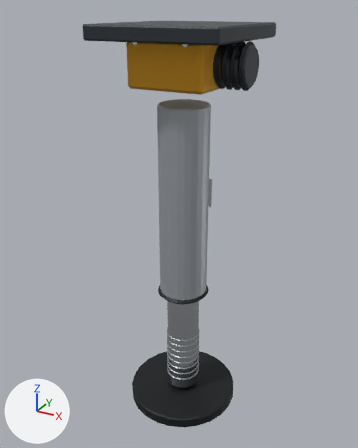
The glTF model modules/part_models/internal/models/stabiliser_jack.glb, before and after one commit.
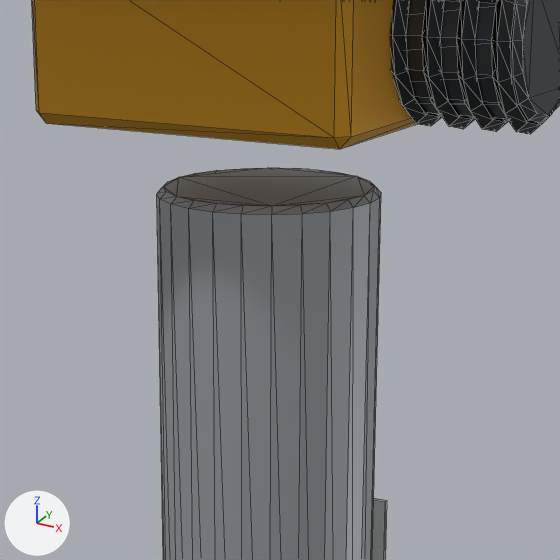
There are two pictures of each version: one whole from a camera (50 mm lens) standing at (0.863, -1.617, 1.653) and looking at (-0.029, 0.005, 0.842), one close up on the part from 33% to 71% of the width and 13% to 43% of the height. The axes (+X, +Y, +Z) are drawn at lower left. The lights are the same throughout. The older version's two pictures come first. The close-ups show mesh edges as thin lines. Where no turn or scale is listed for an object, it has been applied to the vertices. Vertices at exactly the same position are counted once.

Names of what the first close-up shows: 'base'.
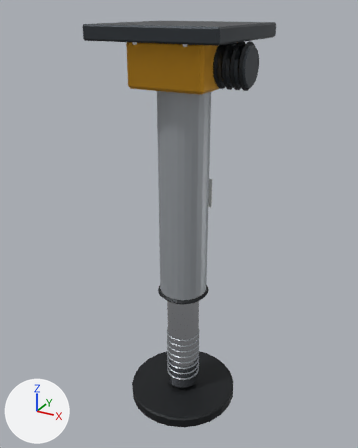
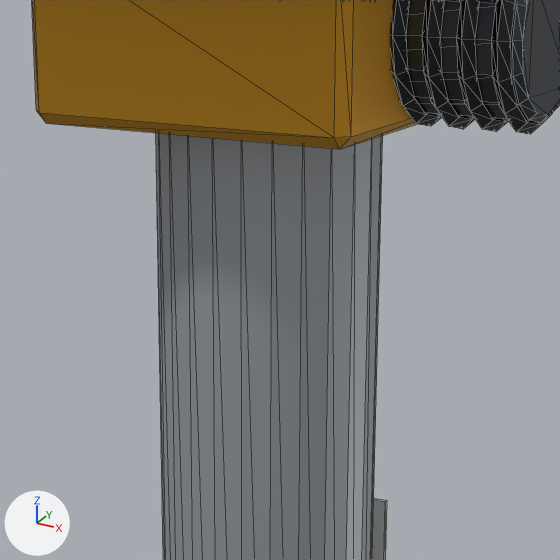
What differs and where, as boxes [x1, y1, x2, y2] in the close-ups (560 x 560 px; the box of a moved part takes in the faces that stretch with it):
part 1 of me_base, moved or reshaped: before [157, 168, 381, 560]; after [156, 133, 383, 560]

The change, as a list of edits to the scene's bpy script:
```text
Change me_base:
    used by ob_base; location = (0.0, 0.0, 0.0)
    remove me_base.from_pydata(...)  # 704 vertices, 1364 faces; spans x -0.25..0.25, y -0.25..0.25, z 0.528..1.6
    add me_base.from_pydata(...)  # 703 vertices, 1364 faces; spans x -0.25..0.25, y -0.25..0.25, z 0.528..1.6
    me_base part 1
    3 vertices are removed from x 0.09..0.093, y -0.026..0.0, z 0.534..1.322
    13 faces are deleted
    46 vertices in x -0.103..0.09, y -0.1..0.1, z 1.322..1.328 move by (0.0, 0.0, 0.096)
    2 vertices are added at (0.093, 0.0, 1.418), (0.09, -0.026, 1.418)
    13 new faces join them, mat_paint_a8adb2 (grey #a8adb3)
```
